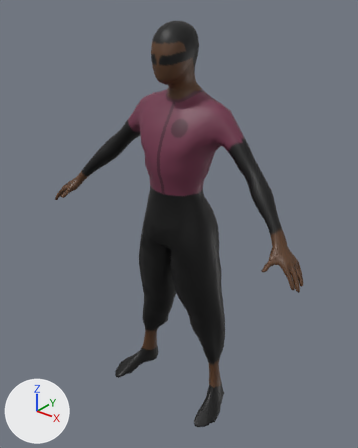
Renders of the Blender file Assets/Blender/Rheal/rheal.blend from each side of a commit.
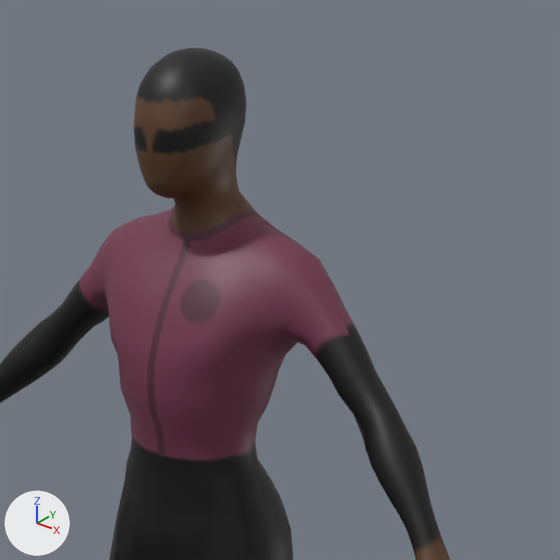
There are two pictures of each version: one whole from a 50 mm camera at (1.85, -2.28, 2.76) aimed at (0.01, 0.02, 1.34), one close up on the part from 26% to 93% of the width and 0% to 53% of the height. The axes (+X, +Y, +Z) are drawn at lower left. The lights are the same throughout. The older version's two pictures come first.

Script lines for the objects in view, before the commit:
```python
ob_body_lores_geo = bpy.data.objects.new('Body_Lores_GEO', me_mesh)
ob_body_lores_geo.location = (0.0, 0.0, 0.0)
ob_mask = bpy.data.objects.new('Mask', me_icosphere_003)
ob_mask.parent = ob_headattachments
ob_mask.location = (0.0, -0.236, 2.394)
ob_mask.rotation_euler = (0.262, 0.0147, 0.0)  # degrees (15, 0.8, 0)
ob_mask.scale = (0.182, 0.22, 0.22)
ob_pad = bpy.data.objects.new('Pad', me_cylinder_002)
ob_pad.parent = ob_shoulderattachmentsr
ob_pad.location = (-0.28, 0.0345, 2.077)
ob_pad.rotation_euler = (1.398, 0.391, -1.68)  # degrees (80, 22, -96)
ob_pad.scale = (0.14, 0.188, 0.14)
ob_pad_001 = bpy.data.objects.new('Pad.001', me_cylinder_003)
ob_pad_001.parent = ob_shoulderattachmentsl
ob_pad_001.location = (0.262, 0.0345, 2.074)
ob_pad_001.rotation_euler = (1.376, -0.41, 1.743)  # degrees (79, -23, 100)
ob_pad_001.scale = (0.14, 0.188, 0.14)
ob_shoulderattachmentsl = bpy.data.objects.new('ShoulderAttachmentsL', None)
ob_shoulderattachmentsl.location = (0.266, 0.177, 1.998)
ob_shoulderattachmentsl.rotation_euler = (-1.165, -0.0854, 1.126)  # degrees (-67, -4.9, 65)
ob_shoulderattachmentsr = bpy.data.objects.new('ShoulderAttachmentsR', None)
ob_shoulderattachmentsr.location = (-0.255, 0.168, 1.992)
ob_shoulderattachmentsr.rotation_euler = (-1.167, 0.0726, -1.146)  # degrees (-67, 4.2, -66)
```
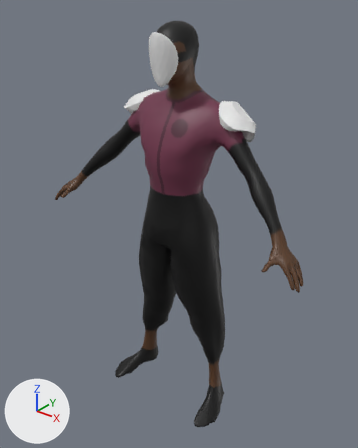
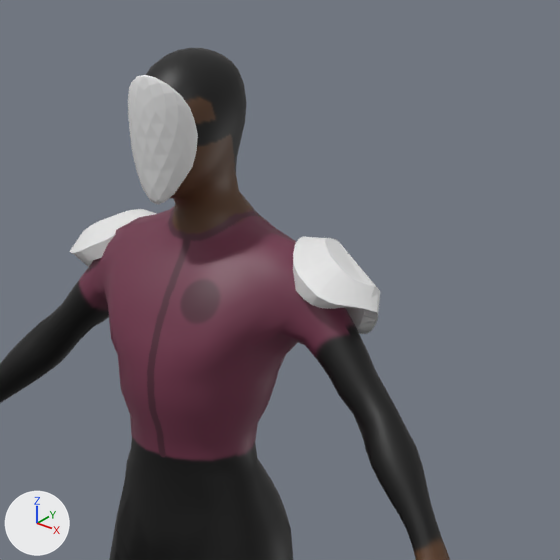
ob_shoulderattachmentsr is not drawn itself; it is the parent of ob_pad.
ob_shoulderattachmentsl is not drawn itself; it is the parent of ob_pad_001.

Where the newer file only moved an object's origin or applied its transform, the numbers keep the older frame.

Location of each change, (x1, y1, x2, y2) in pixels of the close-ups (560 x 560 px):
```json
{"object": "Mask", "change": "shown", "after": [128, 75, 198, 205]}
{"object": "Pad.001", "change": "shown", "after": [293, 237, 380, 334]}
{"object": "Pad", "change": "shown", "after": [70, 209, 156, 267]}
```

Scene script edits in JSON lines:
```json
{"block": "me_cylinder_002", "where": "# used by ob_pad; parent = ob_shoulderattachmentsr; location = (-0.28, 0.0345, 2.077); rotation_euler = (1.398, 0.391, -1.68), in degrees (80, 22, -96); scale = (0.14, 0.188, 0.14)"}
{"op": "remove", "block": "me_cylinder_002", "code": "me_cylinder_002.from_pydata(...)  # 134 vertices, 104 faces; spans x -0.638..0.638, y -0.723..0.499, z 0.101..0.897"}
{"op": "add", "block": "me_cylinder_002", "code": "me_cylinder_002.from_pydata(...)  # 134 vertices, 104 faces; spans x -0.65..0.926, y -0.882..0.692, z -0.318..0.988"}
{"block": "me_cylinder_002", "change": "me_cylinder_002 part 1: the whole mesh is multiplied about its middle by the matrix ((1.125, -0.391, 0.58), (0.226, 1.262, 0.032), (-0.574, 0.131, 1.161)), then moved by (0.226, 0.01, -0.065)"}
{"block": "me_cylinder_003", "where": "# used by ob_pad_001; parent = ob_shoulderattachmentsl; location = (0.262, 0.0345, 2.074); rotation_euler = (1.376, -0.41, 1.743), in degrees (79, -23, 100); scale = (0.14, 0.188, 0.14)"}
{"op": "remove", "block": "me_cylinder_003", "code": "me_cylinder_003.from_pydata(...)  # 134 vertices, 104 faces; spans x -0.638..0.638, y -0.723..0.499, z 0.101..0.897"}
{"op": "add", "block": "me_cylinder_003", "code": "me_cylinder_003.from_pydata(...)  # 134 vertices, 104 faces; spans x -0.944..0.632, y -0.89..0.684, z -0.294..1.012"}
{"block": "me_cylinder_003", "change": "me_cylinder_003 part 2: the whole mesh is multiplied about its middle by the matrix ((1.125, 0.387, -0.582), (-0.221, 1.264, 0.037), (0.577, 0.122, 1.16)), then moved by (-0.245, 0.002, -0.04)"}
{"op": "set", "path": "ob_shoulderattachmentsr.location", "old": "(-0.255, 0.168, 1.992)", "new": "(-0.29, 0.182, 2.006)"}
{"op": "set", "path": "ob_shoulderattachmentsr.rotation_euler", "old": "(-1.167, 0.0726, -1.146)", "new": "(-1.259, 0.433, -0.798)", "note": "degrees (-67, 4.2, -66) -> degrees (-72, 25, -46)"}
{"op": "remove", "block": "ob_pad", "code": "ob_pad.hide_set(True)"}
{"op": "set", "path": "ob_shoulderattachmentsl.location", "old": "(0.266, 0.177, 1.998)", "new": "(0.309, 0.188, 2.018)"}
{"op": "set", "path": "ob_shoulderattachmentsl.rotation_euler", "old": "(-1.165, -0.0854, 1.126)", "new": "(-1.251, -0.448, 0.778)", "note": "degrees (-67, -4.9, 65) -> degrees (-72, -26, 45)"}
{"op": "remove", "block": "ob_pad_001", "code": "ob_pad_001.hide_set(True)"}
{"op": "remove", "block": "ob_mask", "code": "ob_mask.hide_set(True)"}
```
